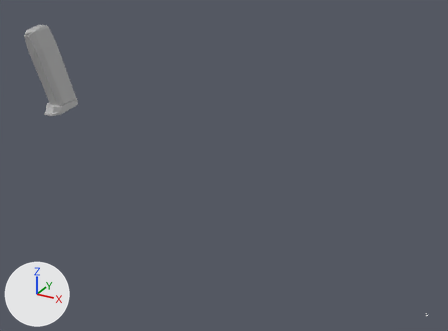
What one commit did to the FBX model models/weapons/hkusp/hkusp_v.fbx.
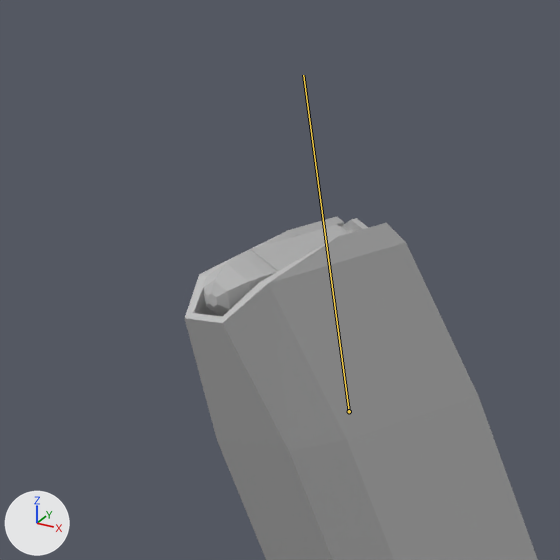
Each version is shown whole from a 50 mm lens placed at (11.5, -92.2, 66.4), pointed at (-46.1, 12.4, 14.1), then close up on the part from 1% to 15% of the width and 0% to 19% of the height. The lights are fixed; the arrows at lower left show +X, +Y and +Z. Both versions are drawn at frame 43 of the action 'Take 001'; the numbers are the values there. The bones that change are drawn over the model as lines in the close-ups.
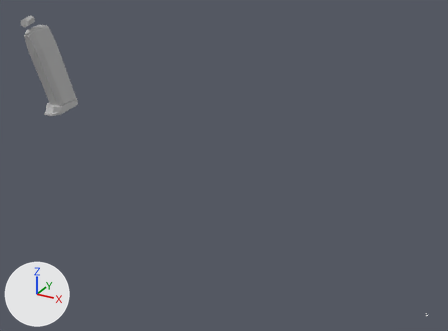
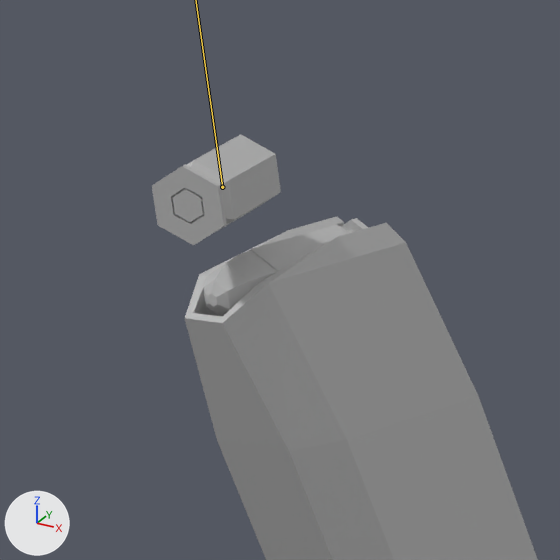
Edits to the bpy script that builds the scene:
```text
Change bone_shell:
    where bone_shell = bpy.data.objects['Rig'].pose.bones['shell']  # child of 'Base'
    bone_shell.location: (0.0, 0.0, 0.0) -> (0.0, 6.78, 3.45)
    bone_shell.rotation_quaternion: (1.0, 0.0, 0.0, 0.0) -> (0.191, 0.0, -0.982, 0.0)  # degrees (0, 0, 0) -> degrees (0, -158, 0)
```

Changed parts and their boxes [x1, y1, x2, y2] in the close-ups (560 x 560 px):
'polySurface10', posed (not visible before)
    after: [152, 135, 281, 245]
